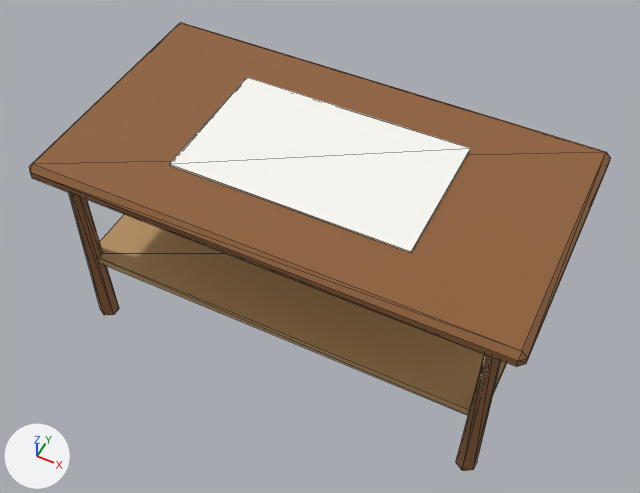
What one commit did to the glTF model assets/models/apartment/coffee_table.glb.
The view is the same before and after, from a 50 mm lens placed at (0.567, -1.139, 1.635), pointed at (0.003, -0.011, 0.225). The lights are fixed; the arrows at lower left show +X, +Y and +Z. The picture after the commit comes second. Mesh edges are drawn as thin lines. Vertices at exactly the same position are counted once.

Objects in the first picture: 'coffee_table'.
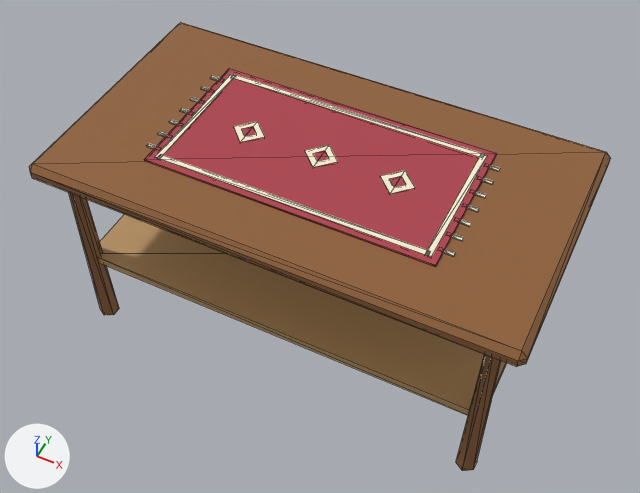
Location of each change, (x1, y1, x2, y2) in pixels of the pictures (640 x 493 px):
part 1 of me_cube_101, added
    after: (157, 154, 430, 256)
part 2 of me_cube_101, added
    after: (233, 74, 484, 158)
part 3 of me_cube_101, added
    after: (155, 74, 235, 158)
part 4 of me_cube_101, added
    after: (425, 154, 487, 257)
part 5 of me_cube_101, added
    after: (443, 249, 456, 257)
part 6 of me_cube_101, added
    after: (451, 234, 464, 241)
part 7 of me_cube_101, added
    after: (460, 219, 472, 227)
part 8 of me_cube_101, added
    after: (467, 205, 479, 212)
part 9 of me_cube_101, added
    after: (475, 191, 487, 198)
part 10 of me_cube_101, added
    after: (482, 178, 494, 185)
part 11 of me_cube_101, added
    after: (489, 165, 501, 172)
part 12 of me_cube_101, reshaped
    after: (234, 121, 415, 194)
part 13 of me_cube_101, recoloured (white to red)
    before: (169, 77, 471, 253)
    after: (144, 68, 497, 267)

The edits, one by one:
Material 'RunnerWine' (mat_runnerwine) is new.
Its base color is (0.42, 0.06, 0.08) (red #ad4550).
Its roughness is 0.95.
Material 'RunnerCream' (mat_runnercream) is new.
Its base color is (0.93, 0.85, 0.66) (pale yellow #f7edd4).
Its roughness is 0.95.
me_cube_101 is used by ob_coffee_table; location (0.0, 0.0, 0.0).
me_cube_101 had 88 vertices, 148 faces and spanned x -0.5..0.5, y -0.275..0.275, z -0.005..0.475.
me_cube_101 now has 280 vertices, 436 faces and spans x -0.5..0.5, y -0.275..0.275, z -0.005..0.475.
me_cube_101 part 1: a new loose piece, a box spanning x -0.28..0.28, y -0.146..-0.134, z 0.4703..0.4747, in mat_runnercream (pale yellow #f7edd4).
me_cube_101 part 2: a new loose piece, a box spanning x -0.28..0.28, y 0.134..0.146, z 0.4703..0.4747, in mat_runnercream (pale yellow #f7edd4).
me_cube_101 part 3: a new loose piece, a box spanning x -0.286..-0.274, y -0.145..0.145, z 0.4703..0.4747, in mat_runnercream (pale yellow #f7edd4).
me_cube_101 part 4: a new loose piece, a box spanning x 0.274..0.286, y -0.145..0.145, z 0.4703..0.4747, in mat_runnercream (pale yellow #f7edd4).
me_cube_101 part 5: a new loose piece, a box spanning x 0.29..0.32, y -0.124..-0.116, z 0.47..0.473, in mat_runnercream (pale yellow #f7edd4).
me_cube_101 part 6: a new loose piece, a box spanning x 0.29..0.32, y -0.084..-0.076, z 0.47..0.473, in mat_runnercream (pale yellow #f7edd4).
me_cube_101 part 7: a new loose piece, a box spanning x 0.29..0.32, y -0.044..-0.036, z 0.47..0.473, in mat_runnercream (pale yellow #f7edd4).
me_cube_101 part 8: a new loose piece, a box spanning x 0.29..0.32, y -0.004..0.004, z 0.47..0.473, in mat_runnercream (pale yellow #f7edd4).
me_cube_101 part 9: a new loose piece, a box spanning x 0.29..0.32, y 0.036..0.044, z 0.47..0.473, in mat_runnercream (pale yellow #f7edd4).
me_cube_101 part 10: a new loose piece, a box spanning x 0.29..0.32, y 0.076..0.084, z 0.47..0.473, in mat_runnercream (pale yellow #f7edd4).
me_cube_101 part 11: a new loose piece, a box spanning x 0.29..0.32, y 0.116..0.124, z 0.47..0.473, in mat_runnercream (pale yellow #f7edd4).
Part 12, on me_cube_101:
8 vertices move from x -0.25..0.25, y -0.15..0.15, z 0.47..0.475 to x -0.3..0.3, y -0.16..0.16, z 0.47..0.474.
24 vertices are added at x -0.195..0.195, y -0.035..0.035, z 0.47.
24 new vertices lie (0.0, 0.0, 0.005) away from vertices in x -0.195..0.195, y -0.035..0.035, z 0.47.
36 new faces join them, mat_runnerwine (red #ad4550).
36 new faces join them, mat_runnercream (pale yellow #f7edd4).
me_cube_101 part 13: 12 faces spanning x -0.3..0.3, y -0.16..0.16, z 0.47..0.474 switch from mat_lace (white #faf9f3) to mat_runnerwine (red #ad4550).
Other edits to the shape of me_cube_101 do not show in these pictures.
me_cube_101 gains material mat_runnercream (pale yellow #f7edd4).
